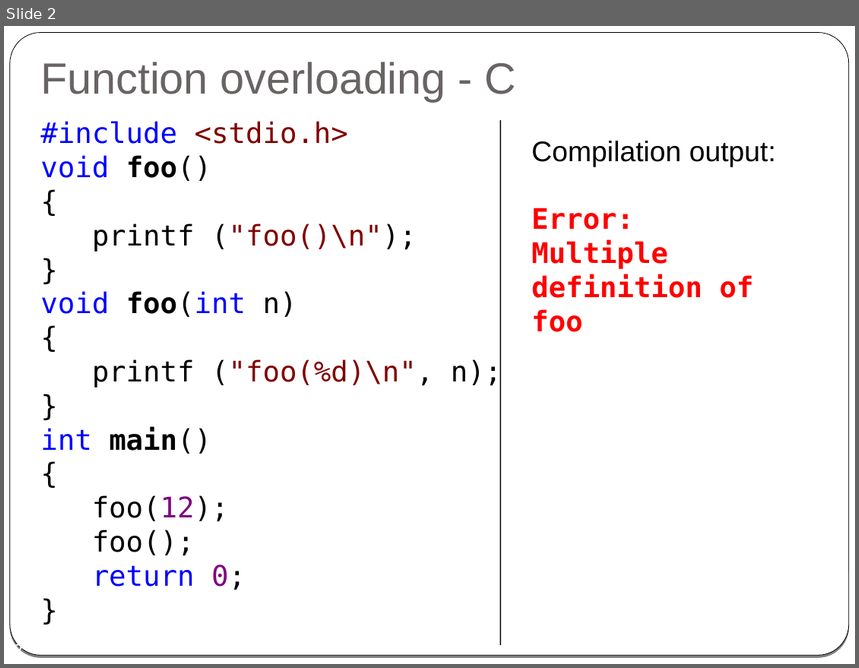
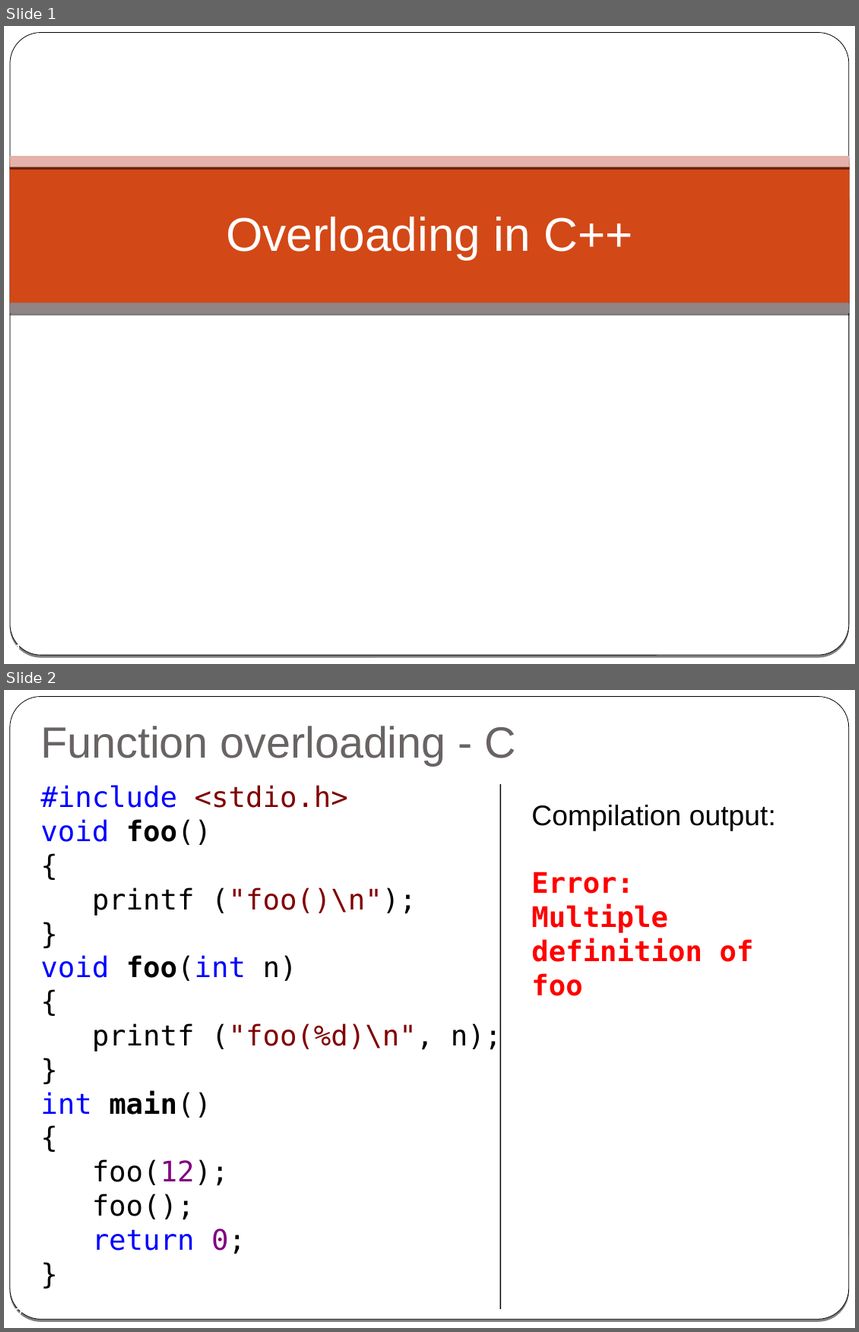
Before and after one commit to cpp-at-ariel/cpp-5779, a slide deck: 01-what-is-cpp/slides-2-overloading.odp. Shown one above the other, each under a label of ours: slide 2 before the commit, slides 1 and 2 after it. The pictures are 859x668 and 859x1332 pixels, drawn with LibreOffice and Linux fonts; fonts in the diff are those of the drawing. Boxes give left, top, right and bottom in pixels: in the first picture for what was removed or moved away, otherwise in the second. Text is boxed around its words. In the diff, an @@ line names an element or a change of style, - is before the commit and + after.

```diff
--- a/01-what-is-cpp/slides-2-overloading.odp
+++ b/01-what-is-cpp/slides-2-overloading.odp
@@ slide 1 added at (4,26,855,664), background gradient #000000 to #FFFFFF; not listed: 2 template elements that a slide beside it also shows @@
@@ rectangle added at (10,161,850,303), fill #D34817 @@
@@ rectangle added at (10,156,850,167), fill #E5B1AB @@
@@ title added at (226,217,633,259), 40 pt, text #FFFFFF @@
+Overloading in C++
@@ rectangle added at (10,303,850,314), fill #918485 @@
@@ page number added at (14,643,23,652), 14 pt, text #FFFFFF @@
+1
```
Also in this commit, not shown: 1 slide removed, 23 other files.
